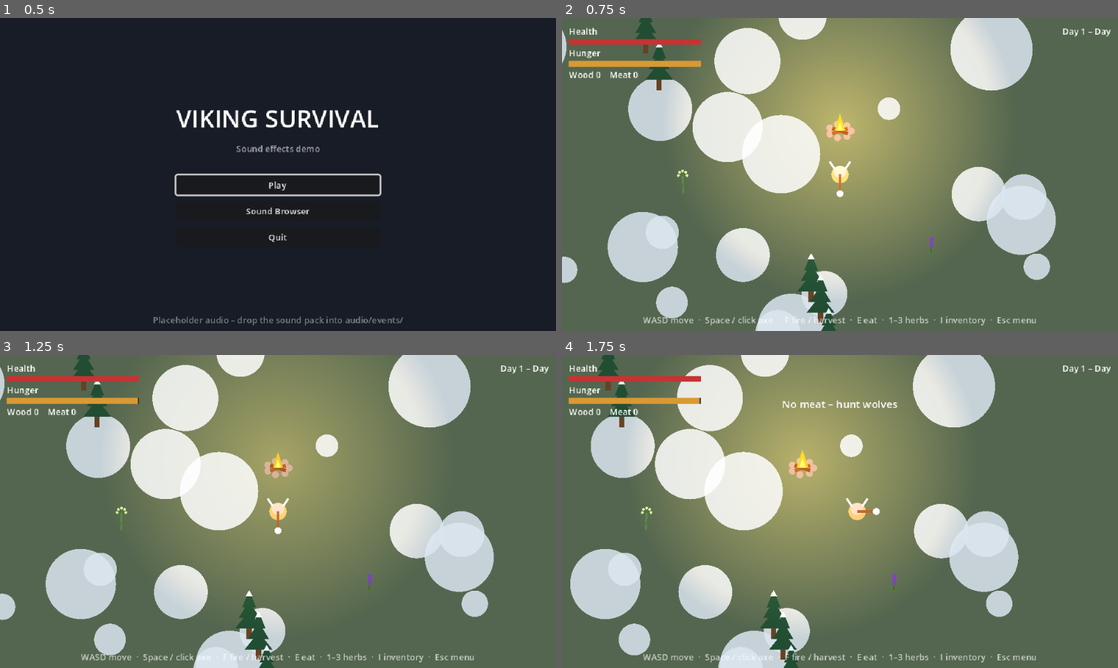
Above: before the commit, frames 1-4 (two rows, left to right).
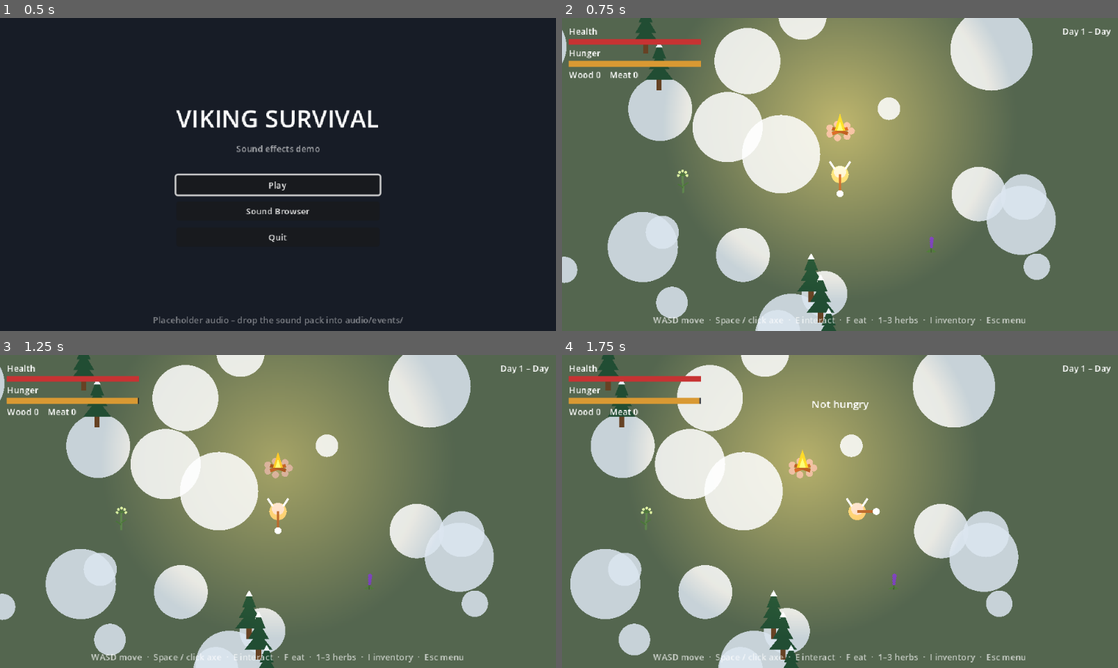
Above: after the commit, the same moments.

Repository: scunningham777/viking-survival-demo
Game: Godot game, scene res://scenes/ui/main_menu.tscn
Same seed, same stepped clock (60 frames per second), same inputs: the game is played once before the commit and once after it.
Inputs (mouse positions are in pixels of both pictures, inside the frame that each line leads up to):
- Up to frame 1 (0.5 s): no input
- Up to frame 2 (0.75 s): click "Play" at 0.5 s
- Up to frame 3 (1.25 s): no input
- Up to frame 4 (1.75 s): tap Enter at 1.25 s; move the mouse to (962, 495) at 1.27 s; hold D (move_right) from 1.28 s (still down); hold F (eat, bound only after the commit) from 1.28 s (still down); click (962, 495) at 1.42 s; tap E (eat, bound only before the commit) at 1.55 s

Frame 1 is identical in both runs. In frame 2, 0.6% of the frame differs, in the area x 14-86%, y 95-99%; in frame 3, 0.6%; in frame 4, 0.9%, in the area x 14-86%, y 14-99%.

Commit message:
Use E for interact and F for eat in key map and hints
Co-Authored-By: Claude Opus 5.5 <noreply@anthropic.com>
Claude-Session: https://claude.ai/code/session_01HLJkRzmoqV4Q4LdQHmwY7o

Diff:
--- a/data/items.gd
+++ b/data/items.gd
@@ -15,8 +15,8 @@
 }
 
 const DESCRIPTIONS: Dictionary[StringName, String] = {
-	&"wood": "Split pine logs from felled trees. Feed the campfire (F) to keep it burning through the night.",
-	&"meat": "Raw meat from a slain wolf. Eat it (E) to fill your belly.",
+	&"wood": "Split pine logs from felled trees. Feed the campfire (E) to keep it burning through the night.",
+	&"meat": "Raw meat from a slain wolf. Eat it (F) to fill your belly.",
 	&"yarrow": "A feathery wound herb. Crushed into a poultice, it heals your injuries. Use with 1.",
 	&"angelica": "A sweet, crunchy stalk that takes the edge off hunger. Use with 2.",
 	&"wolfsbane": "Deadly poison. Smear it on your axe to deal double damage for a short time. Use with 3.",
--- a/project.godot
+++ b/project.godot
@@ -72,13 +72,13 @@
 }
 interact={
 "deadzone": 0.2,
-"events": [Object(InputEventKey,"resource_local_to_scene":fa …(140 unchanged characters)… d":false,"keycode":0,"physical_keycode":70,"key_label":0,"unicode":102,"location":0,"echo":false,"script":null)
+"events": [Object(InputEventKey,"resource_local_to_scene":fa …(140 unchanged characters)… d":false,"keycode":0,"physical_keycode":69,"key_label":0,"unicode":102,"location":0,"echo":false,"script":null)
 , Object(InputEventJoypadButton,"resource_local_to_scene":false,"resource_name":"","device":-1,"button_index":2,"pressure":0.0,"pressed":false,"script":null)
 ]
 }
 eat={
 "deadzone": 0.2,
-"events": [Object(InputEventKey,"resource_local_to_scene":fa …(140 unchanged characters)… d":false,"keycode":0,"physical_keycode":69,"key_label":0,"unicode":101,"location":0,"echo":false,"script":null)
+"events": [Object(InputEventKey,"resource_local_to_scene":fa …(140 unchanged characters)… d":false,"keycode":0,"physical_keycode":70,"key_label":0,"unicode":101,"location":0,"echo":false,"script":null)
 , Object(InputEventJoypadButton,"resource_local_to_scene":false,"resource_name":"","device":-1,"button_index":3,"pressure":0.0,"pressed":false,"script":null)
 ]
 }
--- a/scenes/actors/player.gd
+++ b/scenes/actors/player.gd
@@ -1,7 +1,7 @@
 class_name Player
 extends CharacterBody2D
 ## Top-down viking. WASD / arrows / left stick to move, Space or click to swing
-## the axe, F to feed the campfire / harvest herbs, E to eat meat, 1–3 to use herbs.
+## the axe, E to feed the campfire / harvest herbs, F to eat meat, 1–3 to use herbs.
 ## Placeholder visuals are drawn in _draw(); swap in a Sprite2D/AnimatedSprite2D later.
 
 signal health_changed(current: float, maximum: float)
--- a/scenes/ui/hud.tscn
+++ b/scenes/ui/hud.tscn
@@ -102,7 +102,7 @@
 grow_horizontal = 2
 grow_vertical = 0
 modulate = Color(1, 1, 1, 0.7)
-text = "WASD move  ·  Space / click axe  ·  F fire / harvest  ·  E eat  ·  1–3 herbs  ·  I inventory  ·  Esc menu"
+text = "WASD move  ·  Space / click axe  ·  E interact  ·  F eat  ·  1–3 herbs  ·  I inventory  ·  Esc menu"
 horizontal_alignment = 1
 
 [node name="InventoryPanel" parent="Root" instance=ExtResource("2_inventory")]
Not shown, changed: README.md
